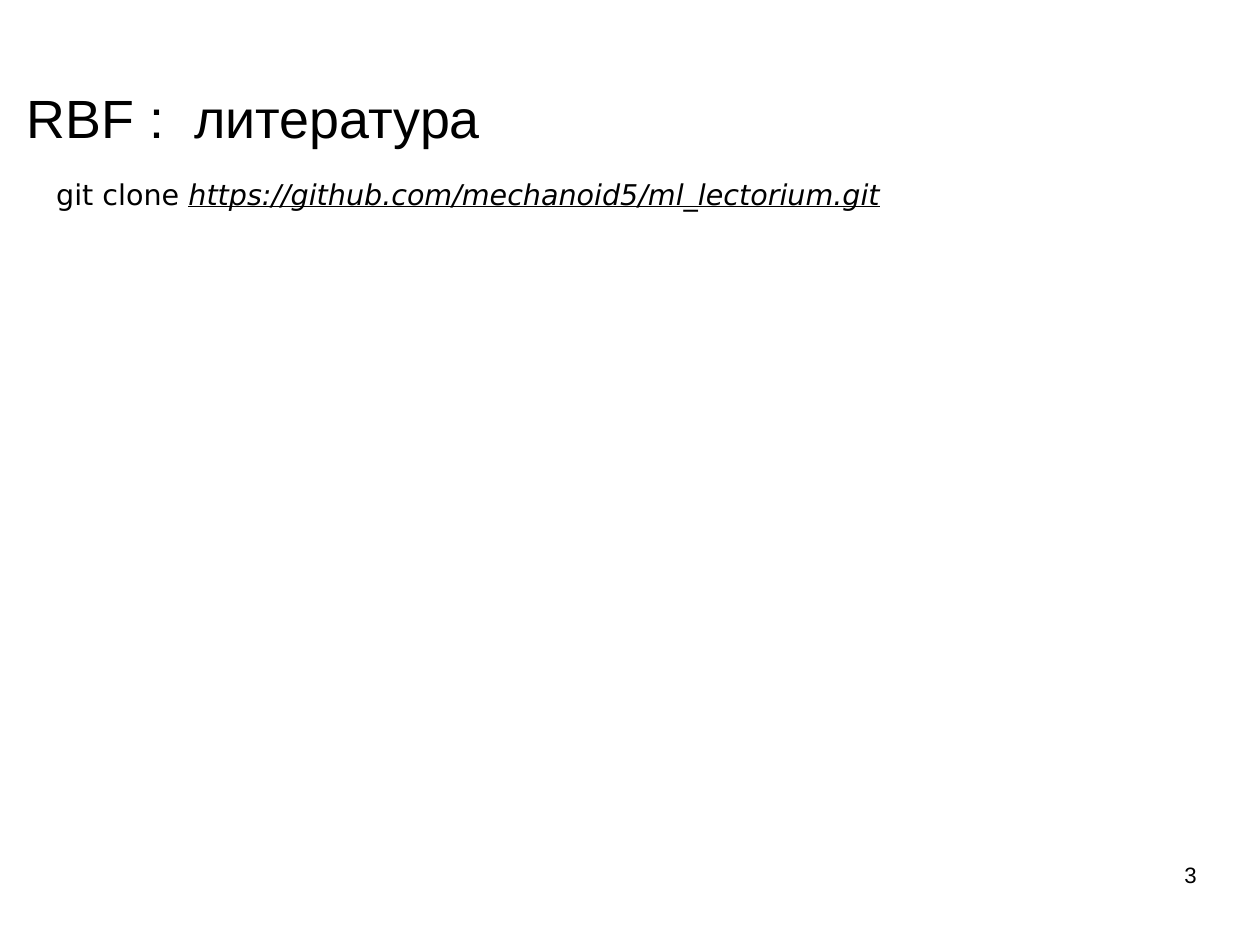
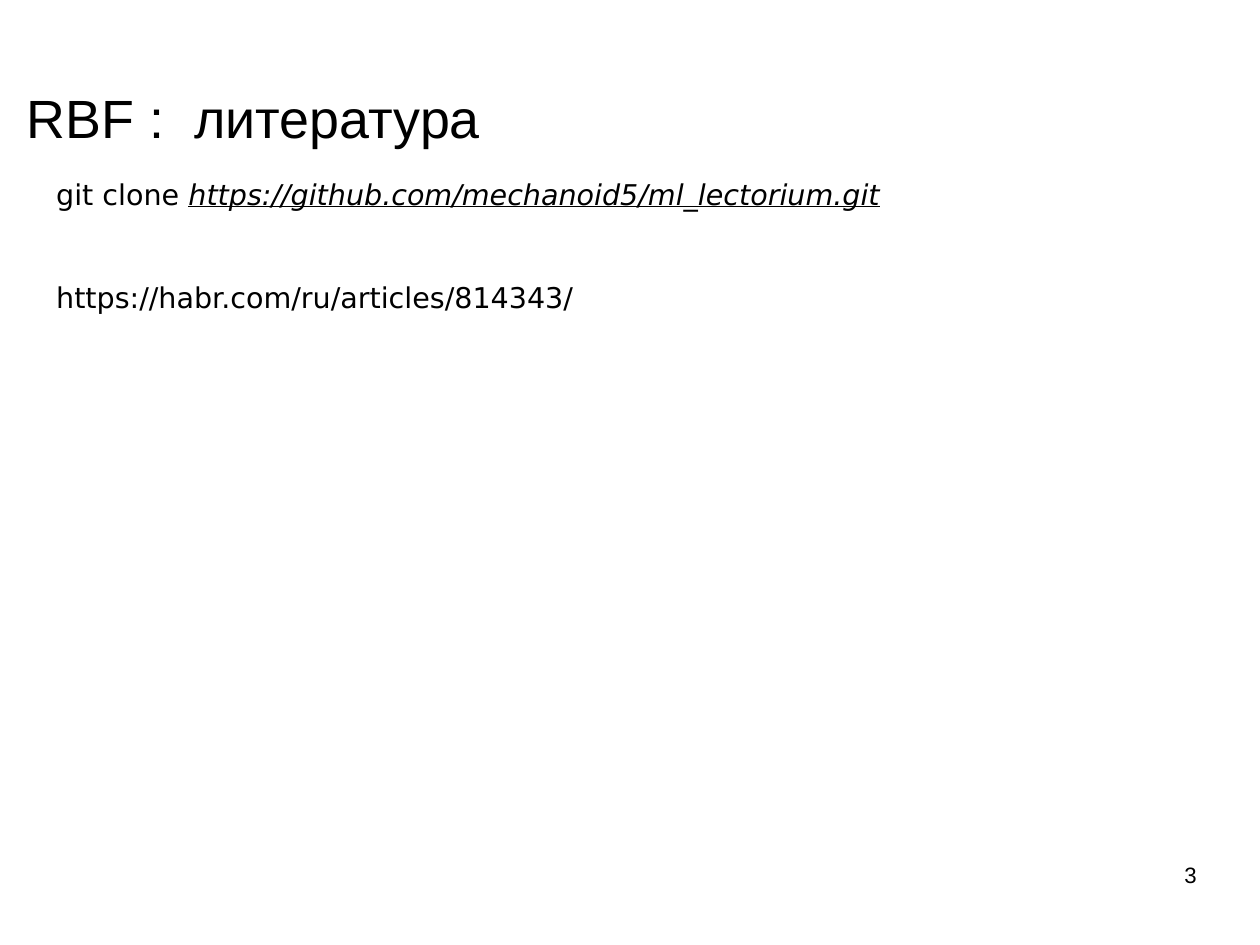
Before and after one commit to mechanoid5/ml_lectorium_2026_I, a slide deck: slide 3 of 35-rbf.odp. Drawn at 1260x945 pixels with LibreOffice and Linux fonts; fonts in the diff are those of the drawing; background and template pictures are left out. Boxes give left, top, right and bottom in pixels: in the first picture for what was removed or moved away, otherwise in the second. Text is boxed around its words. In the diff, an @@ line names an element or a change of style, - is before the commit and + after.

```diff
--- a/35-rbf.odp
+++ b/35-rbf.odp
@@ text at (56,286,573,314): paragraph added @@
+https://habr.com/ru/articles/814343/
```
Also in this commit, not shown: 1 slide added, 1 slide removed, 1 other file.
